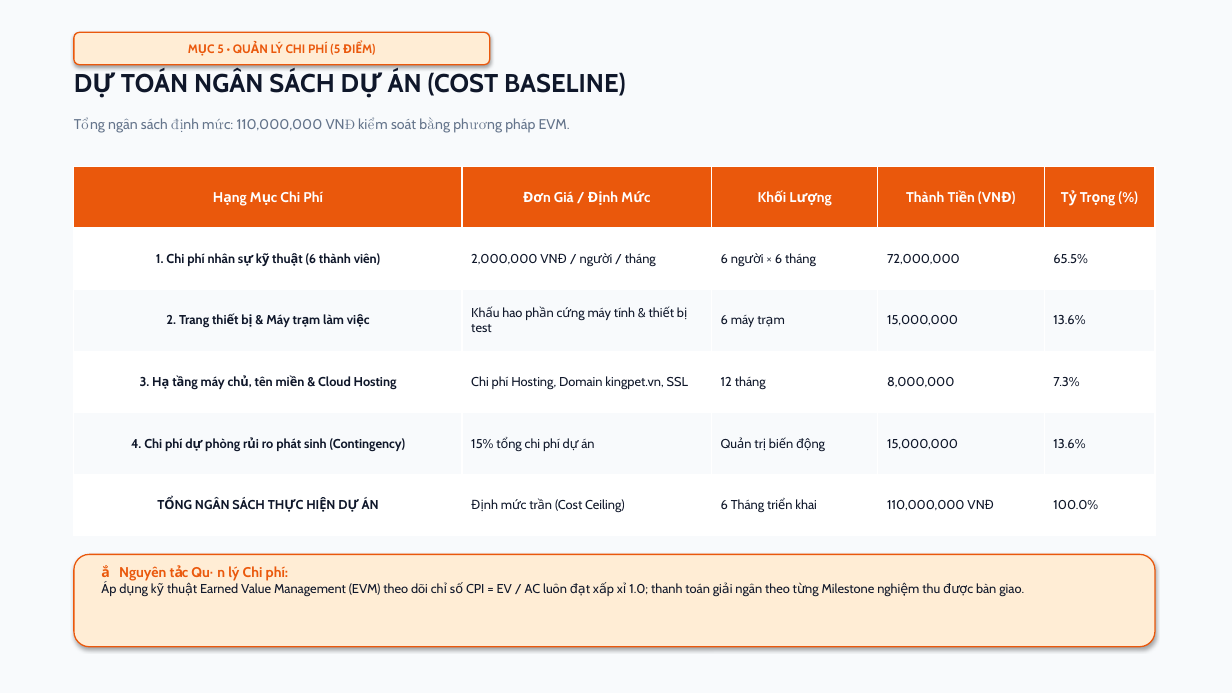
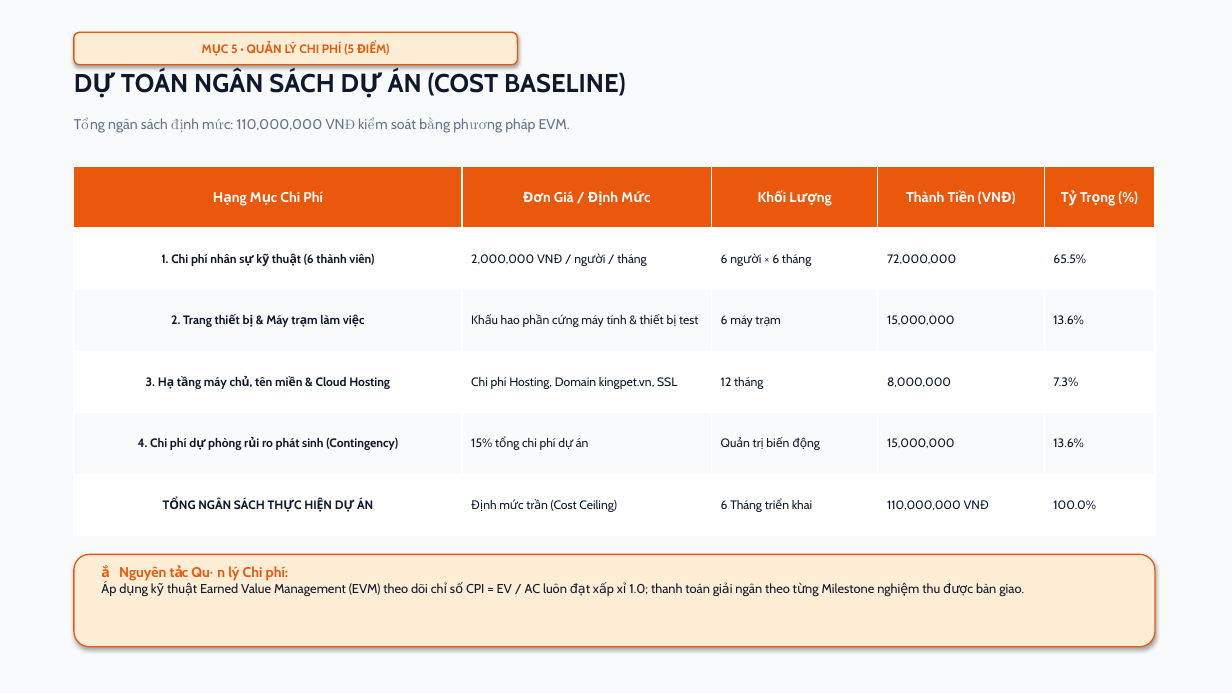
Before and after one commit to Thinhdev1605/KingPet, a slide deck: slide 7 of KingPet_Slide_ThuyetTrinh_SPM.pptx. Drawn at 1232x693 pixels with LibreOffice and Linux fonts; fonts in the diff are those of the drawing. Boxes give left, top, right and bottom in pixels: in the first picture for what was removed or moved away, otherwise in the second. Text is boxed around its words. In the diff, an @@ line names an element or a change of style, - is before the commit and + after.

```diff
--- a/KingPet_Slide_ThuyetTrinh_SPM.pptx
+++ b/KingPet_Slide_ThuyetTrinh_SPM.pptx
@@ rounded rectangle "MỤC 5 • QUẢN LÝ ...": place and size @@
-rounded rectangle "MỤC 5 • QUẢN LÝ ..." at bbox=[74, 32, 490, 65]
+rounded rectangle "MỤC 5 • QUẢN LÝ ..." at bbox=[74, 32, 518, 65]
@@ table at bbox=[74, 166, 1155, 536] @@
@@ size 10 to 9.5 pt in "1. Chi phí nhân sự kỹ thuật ...", "2,000,000 VNĐ / người / tháng", "6 người × 6 tháng", "72,000,000" and 21 more places @@
```
Also in this commit, not shown: 13 other slides changed, 3 slides added, 1 slide removed, 5 other files.
